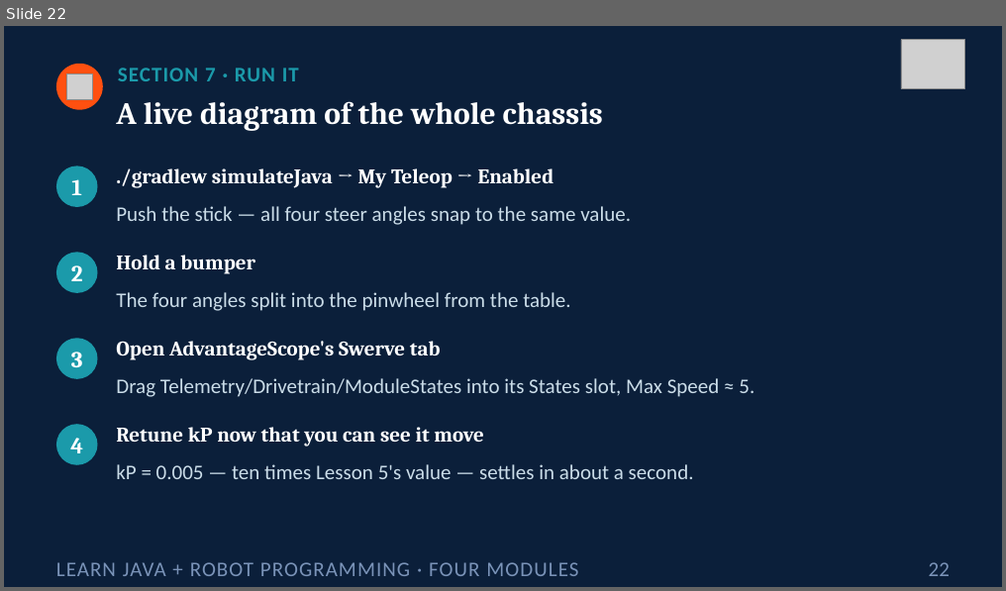
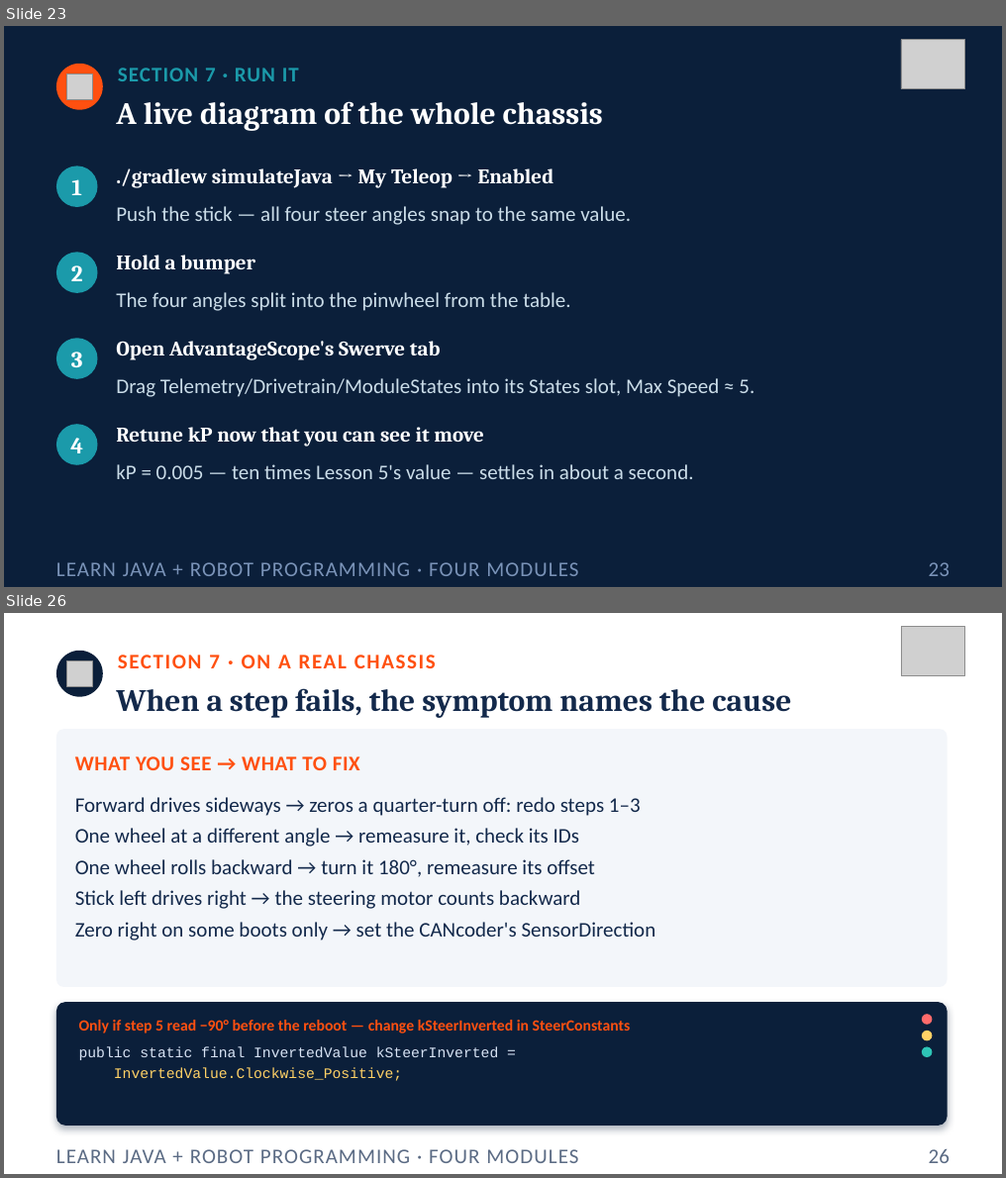
Before and after one commit to FRC5010/BasicRobotLessons, a slide deck: docs/presentations/v3/07-four-modules.pptx. Shown one above the other, each under a label of ours: slide 22 before the commit, slides 23 and 26 after it; the slides between them are not shown. The pictures are 1006x591 and 1006x1178 pixels, drawn with LibreOffice and Linux fonts; fonts in the diff are those of the drawing; grey boxes stand for pictures. Boxes give left, top, right and bottom in pixels: in the first picture for what was removed or moved away, otherwise in the second. Text is boxed around its words. In the diff, an @@ line names an element or a change of style, - is before the commit and + after.

```diff
--- a/docs/presentations/v3/07-four-modules.pptx
+++ b/docs/presentations/v3/07-four-modules.pptx
@@ slide 26 added at <box>4,613,1002,1174</box>, background #FFFFFF @@
@@ picture added at <box>901,627,964,676</box> @@
@@ ellipse added at <box>56,651,103,697</box>, fill #0B1F3A @@
@@ picture added at <box>67,661,92,686</box> @@
@@ text added at <box>118,655,436,668</box>, 20 pt, text #FF5010, bold @@
+SECTION 7 · ON A REAL CHASSIS
@@ text added at <box>116,688,791,718</box>, 30 pt, text #13294B, bold @@
+When a step fails, the symptom names the cause
@@ rounded rectangle added at <box>56,729,947,987</box>, fill #F3F6FA @@
@@ text added at <box>75,757,360,770</box>, 20 pt, text #FF5010, bold @@
+WHAT YOU SEE → WHAT TO FIX
@@ text added at <box>75,797,656,941</box>, 20 pt, text #13294B @@
+Forward drives sideways → zeros a quarter-turn off: redo steps 1–3
+One wheel at a different angle → remeasure it, check its IDs
+One wheel rolls backward → turn it 180°, remeasure its offset
+Stick left drives right → the steering motor counts backward
+Zero right on some boots only → set the CANcoder's SensorDirection
@@ rounded rectangle added at <box>56,1002,947,1126</box>, fill #0B1F3A @@
@@ text added at <box>79,1020,631,1034</box>, 15 pt, text #FF5010, bold @@
+Only if step 5 read −90° before the reboot — change kSteerInverted in SteerConstants
@@ ellipse added at <box>922,1014,933,1025</box>, fill #FF6B6B @@
@@ text added at <box>79,1047,499,1081</box>, 14 pt, text #D7E3F4 @@
+public static final InvertedValue kSteerInverted =
+InvertedValue.Clockwise_Positive;
@@ ellipse added at <box>922,1031,933,1042</box>, fill #FFD166 @@
@@ ellipse added at <box>922,1048,933,1058</box>, fill #2EC4B6 @@
@@ text added at <box>56,1150,578,1163</box>, 20 pt, text #5B6B84 @@
+LEARN JAVA + ROBOT PROGRAMMING · FOUR MODULES
@@ text added at <box>929,1150,949,1163</box>, 20 pt, text #5B6B84 @@
+26
@@ what was slide 22 is now slide 23 @@
@@ slide 23 changed as well @@
@@ text at <box>929,563,949,576</box>: text changed @@
-22
+23
```
Also in this commit, not shown: 15 other slides changed, 3 other slides added, 6 other files.
